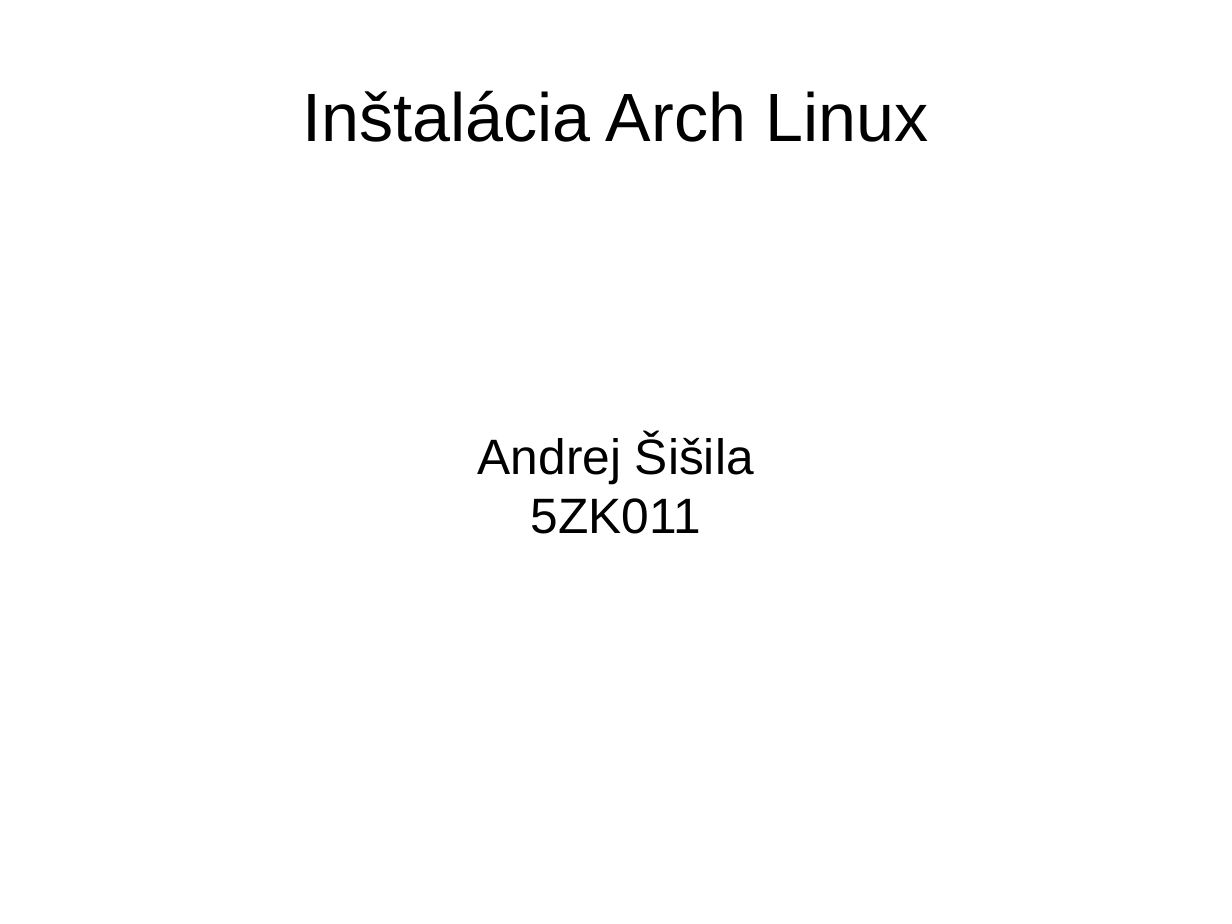
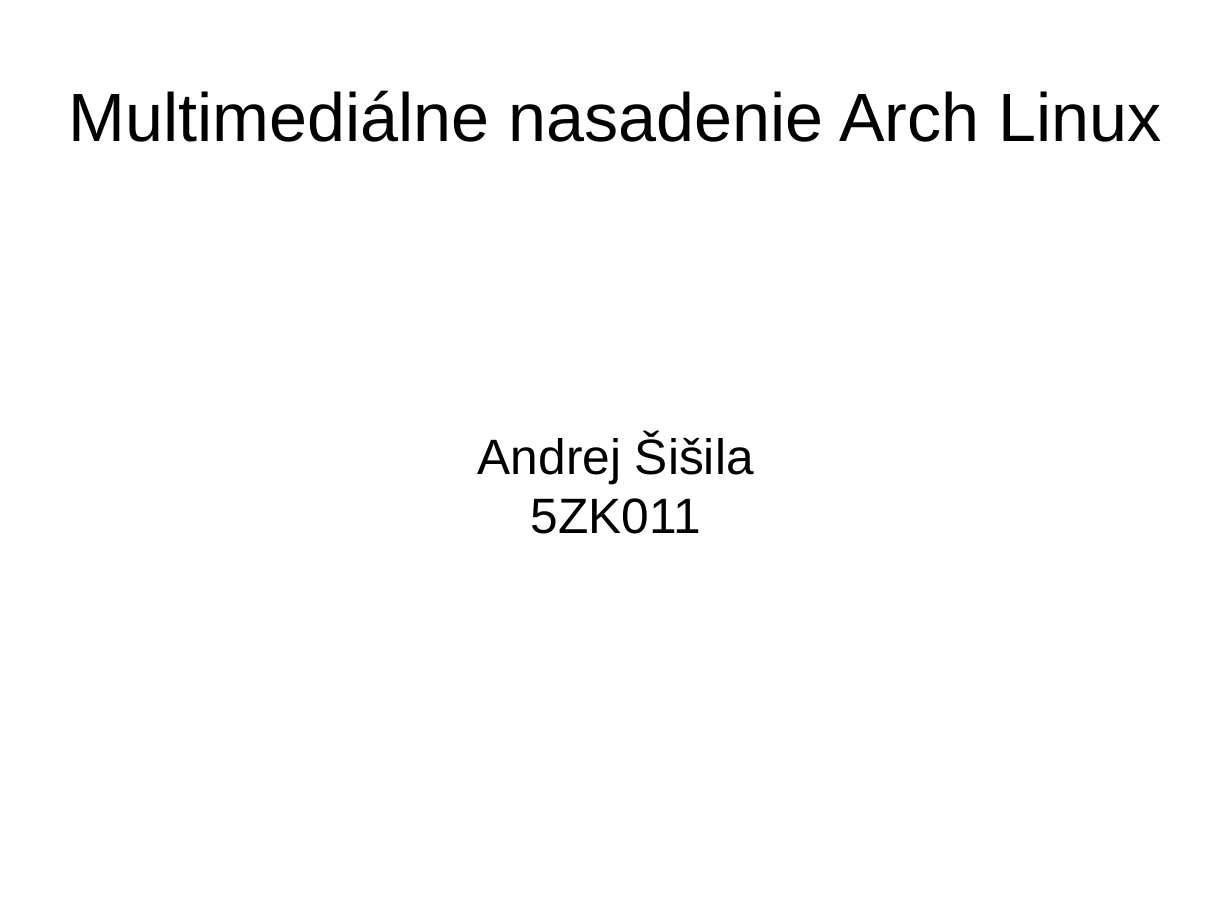
Before and after one commit to radi42/FRI, a slide deck: slide 1 of Ing/2.semester/UNIX/Sisila_Andrej_Instalacia_Arch_Linux.odp. Drawn at 1232x924 pixels with LibreOffice and Linux fonts; fonts in the diff are those of the drawing. Boxes give left, top, right and bottom in pixels: in the first picture for what was removed or moved away, otherwise in the second. Text is boxed around its words. In the diff, an @@ line names an element or a change of style, - is before the commit and + after.

```diff
--- a/Ing/2.semester/UNIX/Sisila_Andrej_Instalacia_Arch_Linux.odp
+++ b/Ing/2.semester/UNIX/Sisila_Andrej_Instalacia_Arch_Linux.odp
@@ title at <box>69,90,1161,142</box>: text changed @@
-Inštalácia Arch Linux
+Multimediálne nasadenie Arch Linux
```
Also in this commit, not shown: 17 other slides changed, 31 slides added, 1 slide removed.
